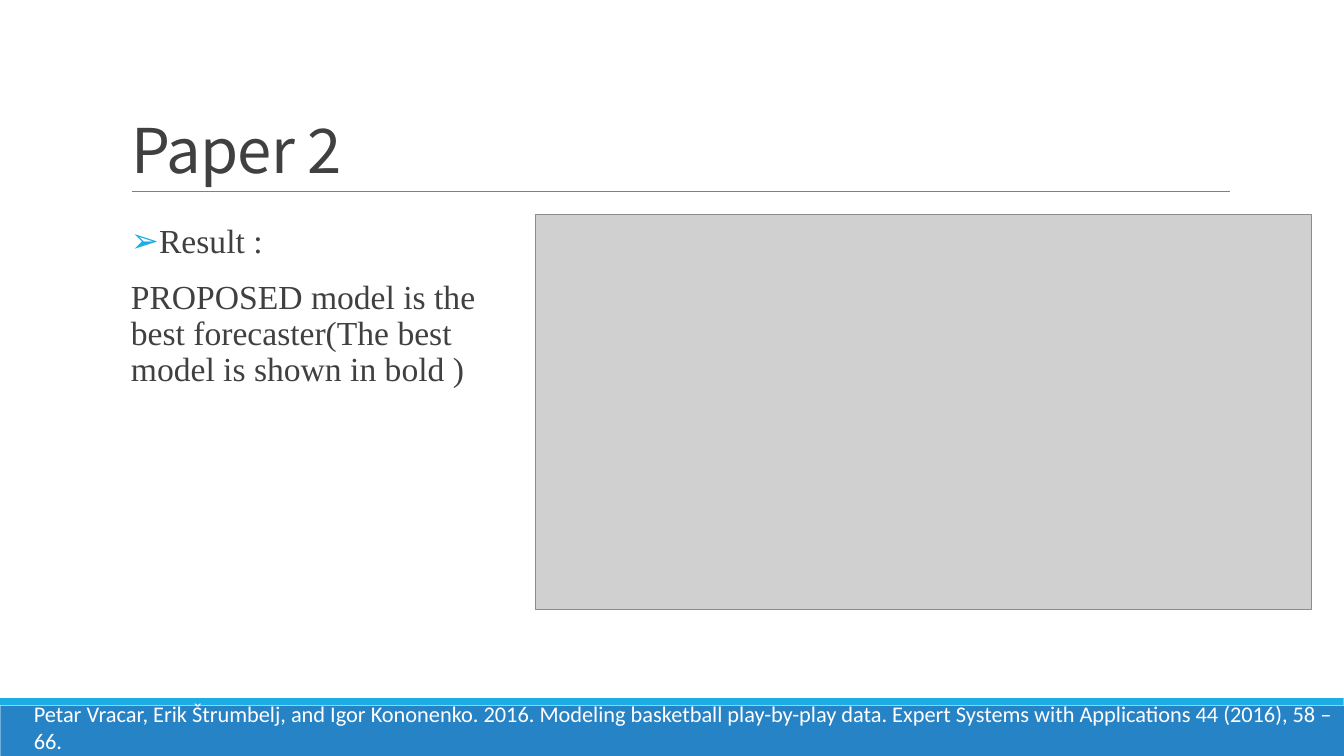
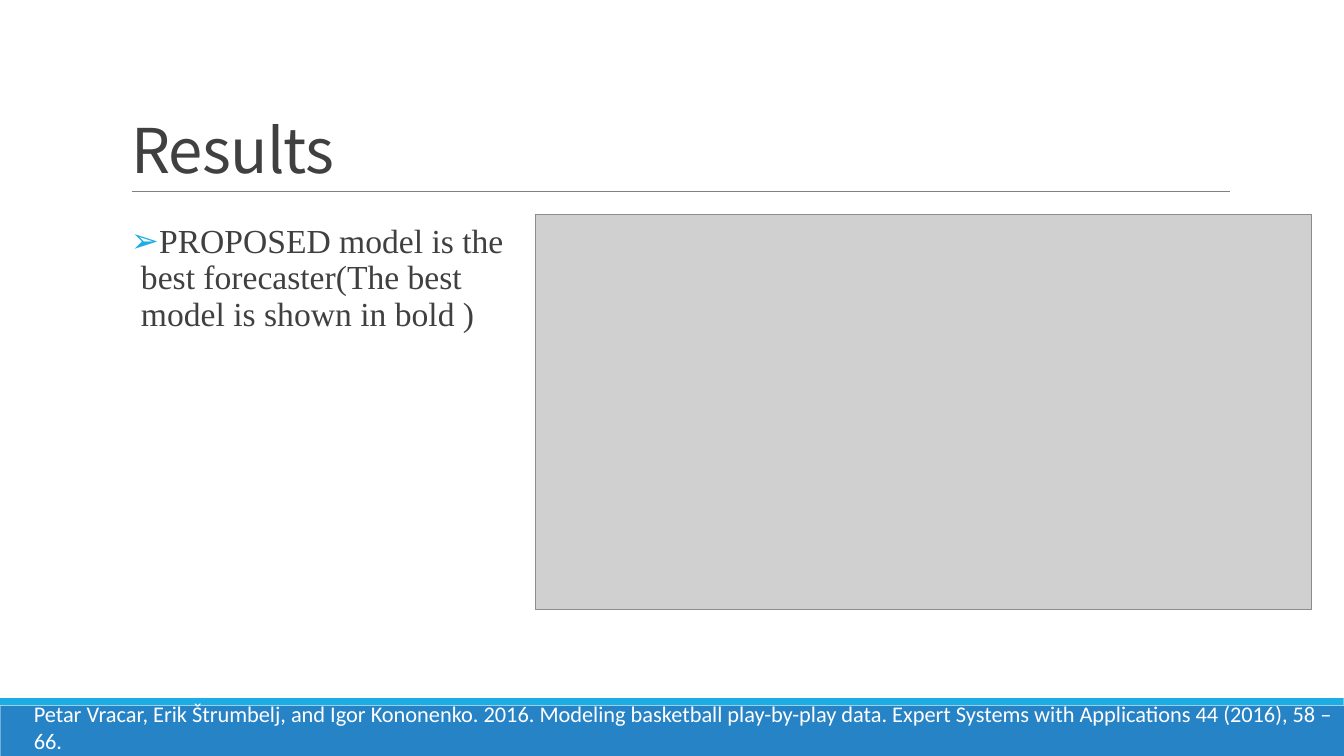
Before and after one commit to FindNorthStar/DataMining, a slide deck: slide 6 of homework_1/Luck is Hard to Beat The Difficulty of Sports Prediction.pptx. Drawn at 1344x756 pixels with LibreOffice and Linux fonts; fonts in the diff are those of the drawing; grey boxes stand for pictures. Boxes give left, top, right and bottom in pixels: in the first picture for what was removed or moved away, otherwise in the second. Text is boxed around its words. In the diff, an @@ line names an element or a change of style, - is before the commit and + after.

Commit message:
update the ppt (paper1 & paper 2)

```diff
--- a/homework_1/Luck is Hard to Beat The Difficulty of Sports Prediction.pptx
+++ b/homework_1/Luck is Hard to Beat The Difficulty of Sports Prediction.pptx
@@ title at bbox=[131, 124, 335, 174]: text changed @@
-Paper 2
+Results
@@ text "PROPOSED model is the best ..." at bbox=[141, 229, 503, 327]: bullet none to ➢ @@
@@ text at bbox=[159, 229, 245, 254]: paragraph removed @@
-➢ Result :
```
Also in this commit, not shown: 5 other slides changed.
